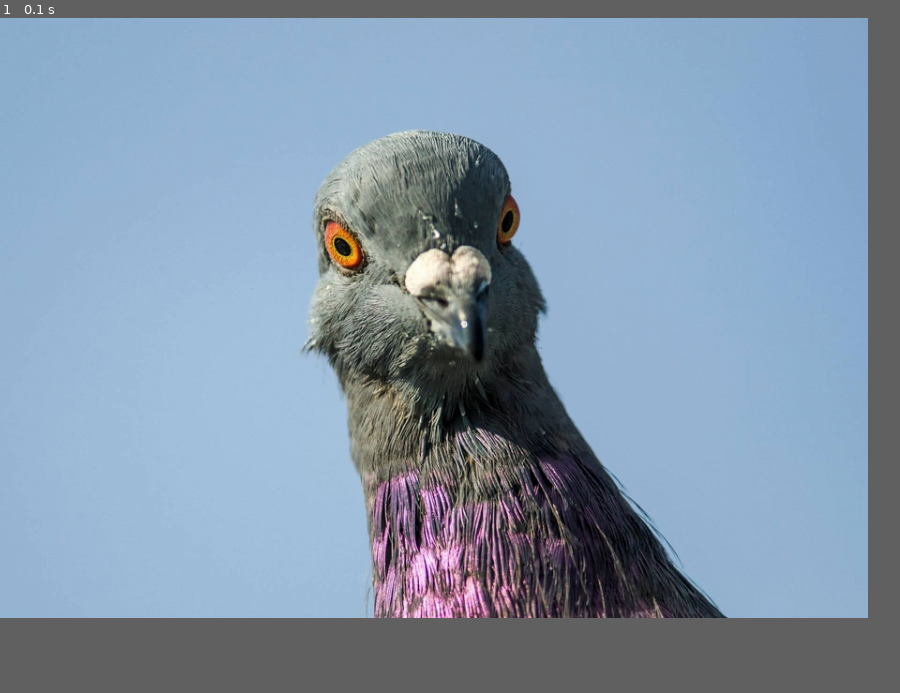
Above: before the commit, frame 1.
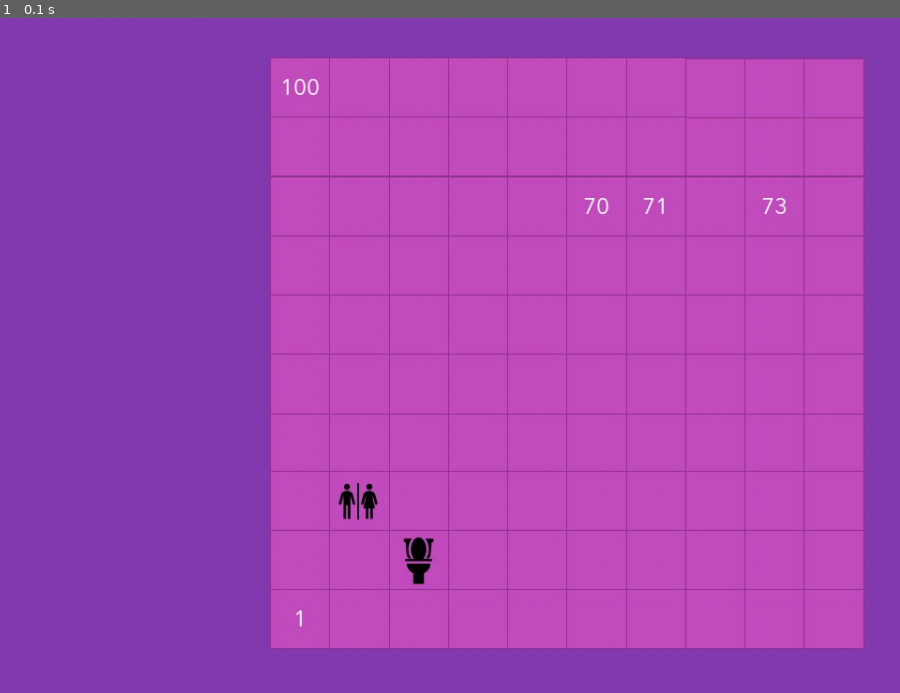
Above: after the commit, the same moment.

Repository: SudaisX/Snakes-and-Kabootars
Game: pygame game, started from main.py
The game is run twice, just before and just after one commit, with the same random seed, the same clock (stepped at 60 frames per second) and the same inputs.
Inputs:
- Up to frame 1 (0.1 s): no input
In our replay, the window is 868x600 before the commit and 900x675 after it. These sizes can differ from the game's own. Grey fills any space a smaller window leaves; there, only what the larger window draws over its background counts as a difference.

The runs differ from the first frame. In frame 1, 89% of the frame differs, in the area x 0-97%, y 0-94%.

Commit message:
updated board image

Diff:
--- a/main.py
+++ b/main.py
@@ -9,8 +9,8 @@
 pygame.init()
 
 #screen size and background image
-screen = pygame.display.set_mode((926, 640)) #creates the screen with the arguments passed as a tuple of (Width, Height)
-background = background = pygame.image.load('images/backgrounds/kabbu.jpg') #('Location of the background image')
+screen = pygame.display.set_mode((960, 720)) #creates the screen with the arguments passed as a tuple of (Width, Height)
+background = background = pygame.image.load('images/backgrounds/board.jpg') #('Location of the background image')
 
 #icon and title
 icon = pygame.image.load('images/icons/icon.png') #('icon location')
Binary file added: images/backgrounds/board.jpg
